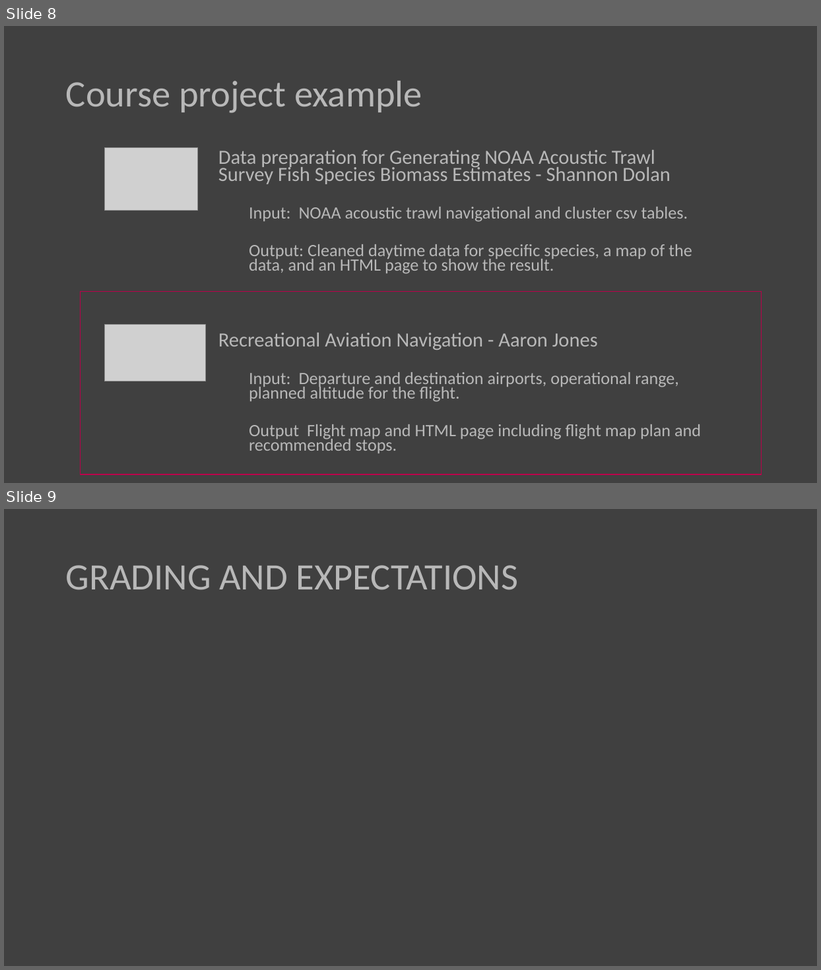
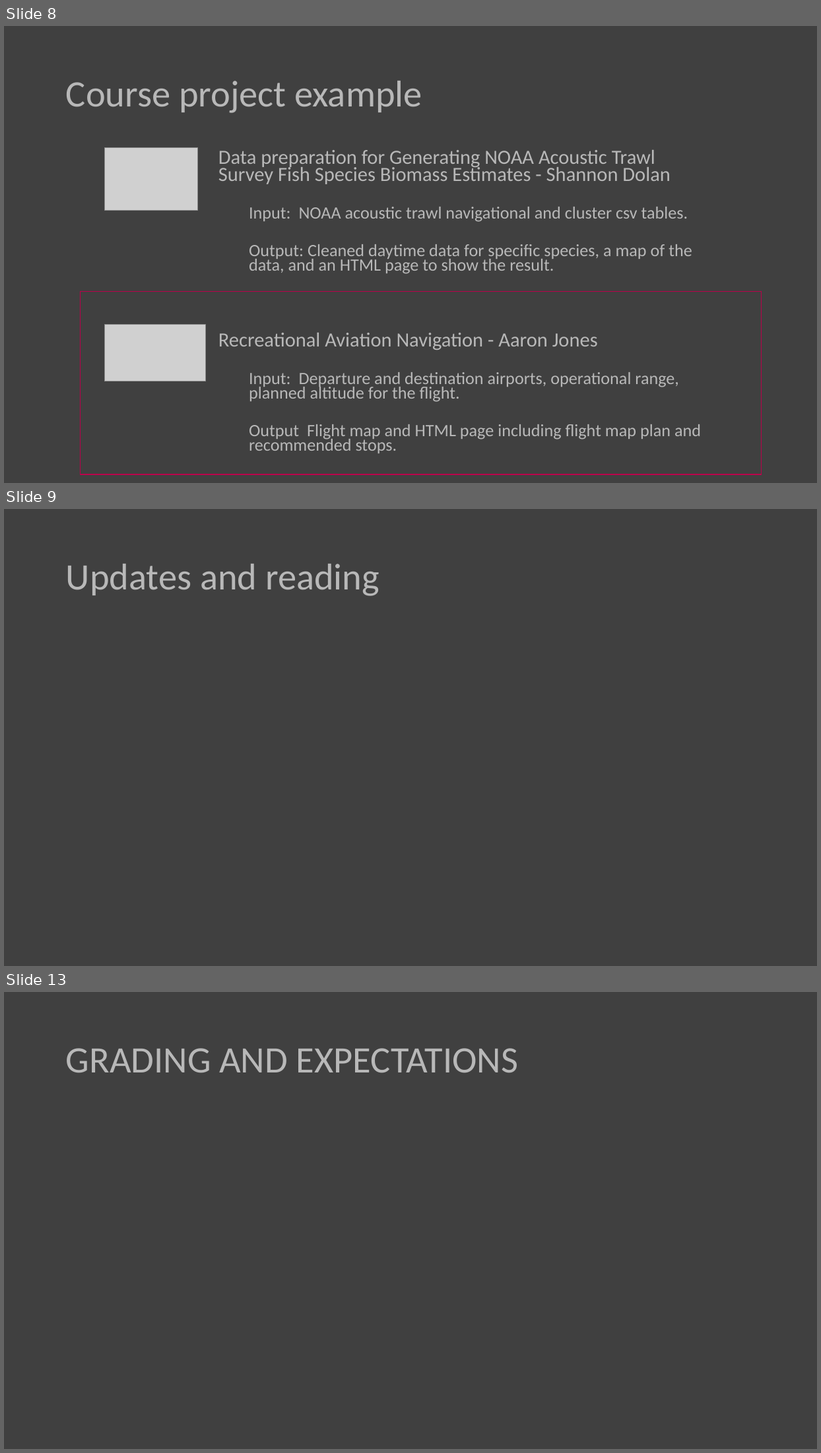
Before and after one commit to lgtateos/gis540, a slide deck: slides/intro_to_GIS540_cm3.pptx. Shown one above the other, each under a label of ours: slides 8 and 9 before the commit, slides 8, 9 and 13 after it; the slides between them are not shown. The pictures are 821x970 and 821x1453 pixels, drawn with LibreOffice and Linux fonts; fonts in the diff are those of the drawing; grey boxes stand for pictures. Boxes give left, top, right and bottom in pixels: in the first picture for what was removed or moved away, otherwise in the second. Text is boxed around its words. In the diff, an @@ line names an element or a change of style, - is before the commit and + after.

Commit message:
Add "updates and reading" slides

```diff
--- a/slides/intro_to_GIS540_cm3.pptx
+++ b/slides/intro_to_GIS540_cm3.pptx
@@ slide 9 added at <box>4,509,817,966</box>, background #404040 @@
@@ title added at <box>66,564,380,596</box>, 44 pt, text #B8B8B8 @@
+Updates and reading
@@ what was slide 9 is now slide 13 @@
```
Also in this commit, not shown: 1 slide changed, 2 other slides added.
